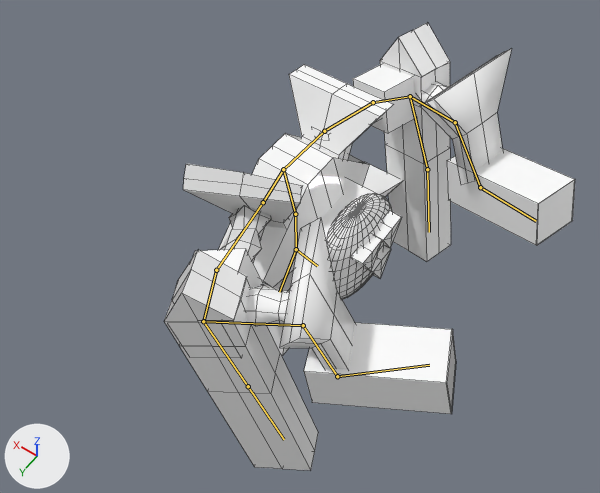
The FBX model Resources/enemybeside/enemybeside.fbx, before and after one commit.
Before and after are seen from a 50 mm camera at (-5.48, 7.45, 13.44) aimed at (-0.34, 0.25, 2.14). Lighting does not change. The marker at lower left points along +X, +Y and +Z. Both versions are drawn at frame 35 of the action 'アーマチュア|アーマチュア|アーマチュア|アーマチュアAction'; the numbers are the values there. The bones that bend it are drawn over the model as lines. Mesh edges are drawn as thin lines.

The first picture shows '立方体.006_立方体.015'.
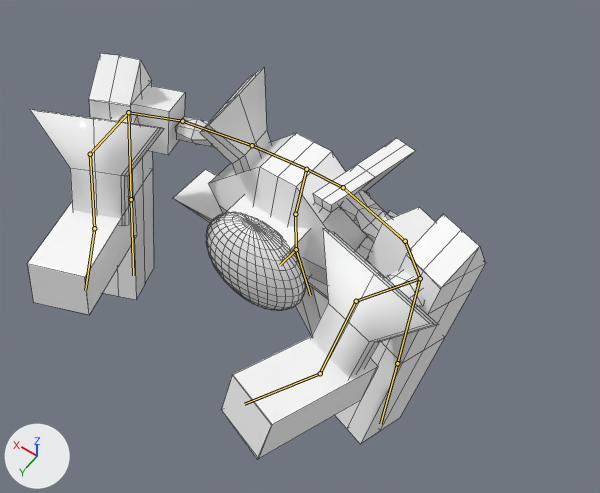
The edits, one by one:
Bone 'Bone' (bone_bone) turns from (0, 0, 0) to (0, -91, 0) degrees about its own x, y and z.
Bone 'Bone.002' (bone_bone_002) turns from (0, 0, 0) to (-66, 63, -93) degrees about its own x, y and z.
Bone 'Bone.003' (bone_bone_003) turns from (0, 0, 0) to (-62, 60, -93) degrees about its own x, y and z.

Boxes (x1, y1, x2, y2) around the edits, measured in the pictures (600 x 493 px):
'立方体.006_立方体.015', posed (12% wider, 9% shorter): before (164, 23, 575, 470); after (27, 54, 486, 459)
bone 'Bone.002', root to tip: before (296, 249) to (279, 292); after (296, 249) to (280, 265)
bone 'Bone.003', root to tip: before (296, 249) to (317, 266); after (296, 249) to (310, 295)
